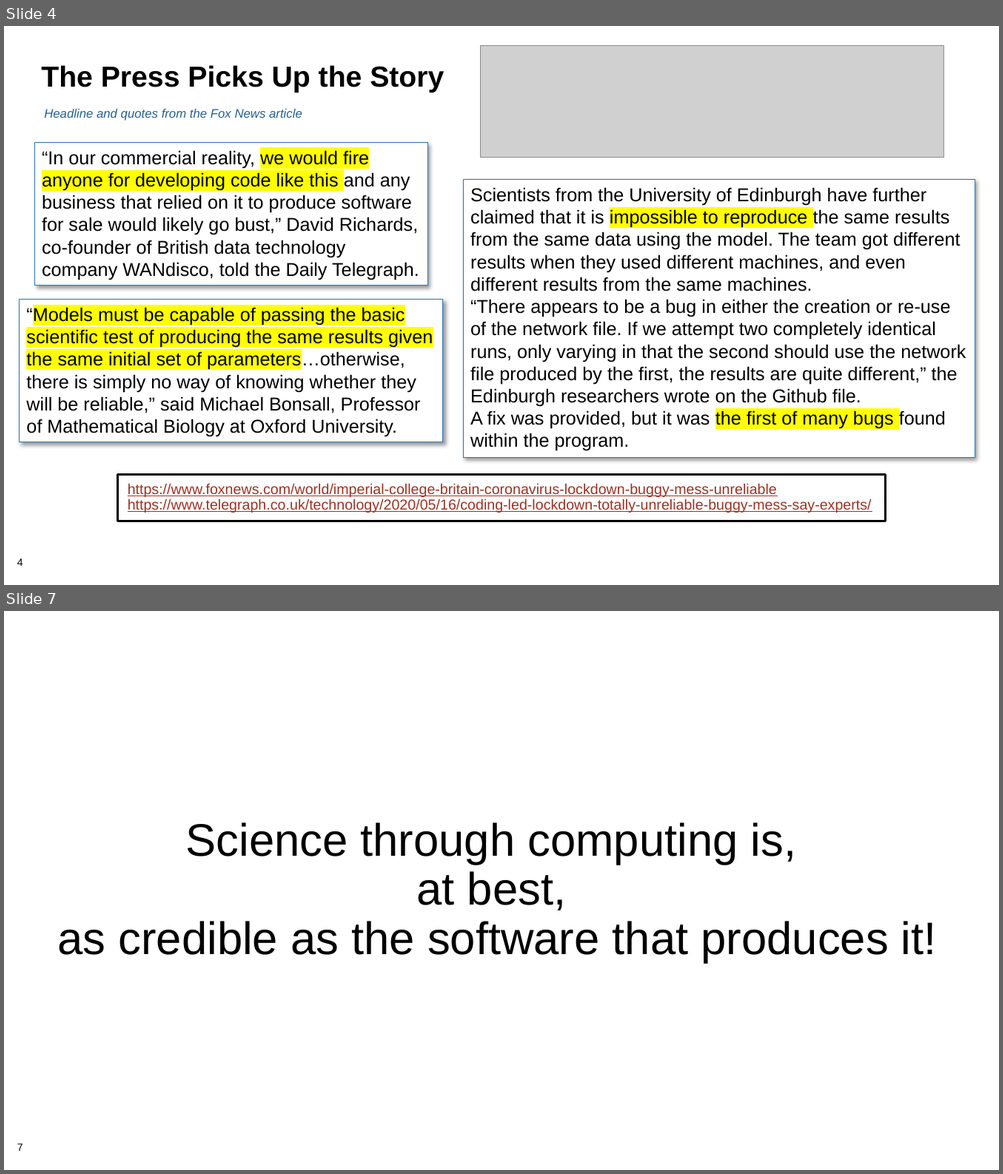
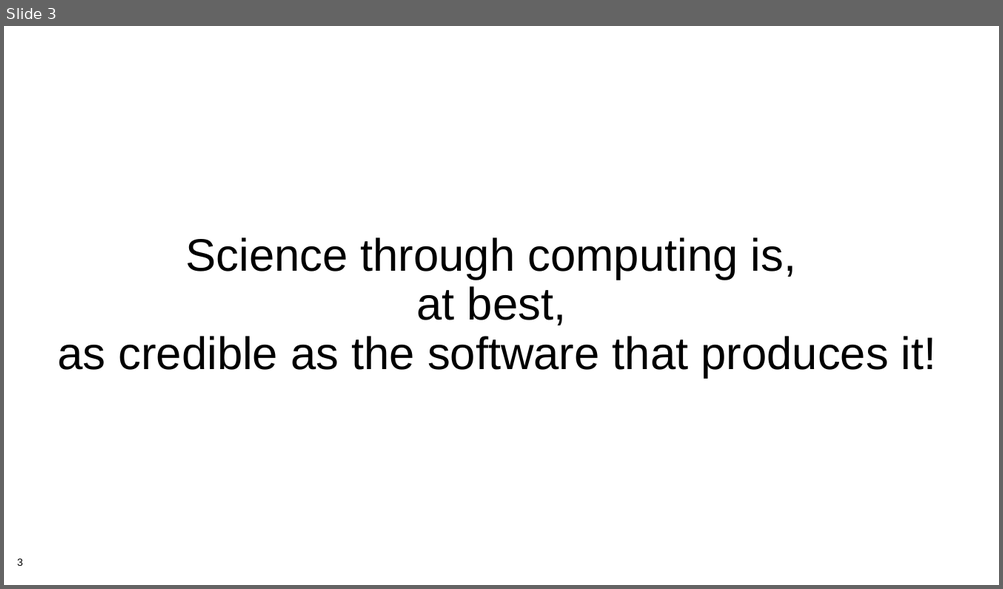
Before and after one commit to bssw-tutorial/presentations, a slide deck: summary.pptx. Shown one above the other, each under a label of ours: slides 4 and 7 before the commit, slide 3 after it; the slides between them are not shown. The pictures are 1003x1174 and 1003x589 pixels, drawn with LibreOffice and Linux fonts; fonts in the diff are those of the drawing; grey boxes stand for pictures; background and template pictures are left out. Boxes give left, top, right and bottom in pixels: in the first picture for what was removed or moved away, otherwise in the second. Text is boxed around its words. In the diff, an @@ line names an element or a change of style, - is before the commit and + after.

```diff
--- a/summary.pptx
+++ b/summary.pptx
@@ slide 4 removed at <box>4,26,999,585</box>, background #FFFFFF; not listed: 1 template element that a slide beside it also shows @@
@@ picture removed at <box>480,45,943,157</box> @@
@@ title removed at <box>41,65,444,93</box> @@
-The Press Picks Up the Story
@@ text removed at <box>44,109,302,121</box> @@
-Headline and quotes from the Fox News article
@@ rectangle removed at <box>34,142,428,286</box> @@
-“In our commercial reality, we would fire anyone for developing code like this and any business that relied on it to produce software for sale would likely go bust,” David Richards, co-founder of British data technology company WANdisco, told the Daily Telegraph.
@@ rectangle removed at <box>463,180,974,459</box> @@
-Scientists from the University of Edinburgh have further claimed that it is impossible to reproduce the same results from the same data using the model. The team got different results when they used different machines, and even different results from the same machines.
-“There appears to be a bug in either the creation or re-use of the network file. If we attempt two completely identical runs, only varying in that the second should use the network file produced by the first, the results are quite different,” the Edinburgh researchers wrote on the Github file.
-A fix was provided, but it was the first of many bugs found within the program.
@@ rectangle removed at <box>19,299,443,443</box> @@
-“Models must be capable of passing the basic scientific test of producing the same results given the same initial set of parameters…otherwise, there is simply no way of knowing whether they will be reliable,” said Michael Bonsall, Professor of Mathematical Biology at Oxford University.
@@ rectangle removed at <box>117,474,885,521</box> @@
-https://www.foxnews.com/world/imperial-college-britain-coronavirus-lockdown-buggy-mess-unreliable
-https://www.telegraph.co.uk/technology/2020/05/16/coding-led-lockdown-totally-unreliable-buggy-mess-say-experts/
@@ what was slide 7 is now slide 3 @@
@@ page number at <box>17,559,23,566</box>: text changed @@
-7
+3
```
Also in this commit, not shown: 4 slides changed, 3 other slides removed.
